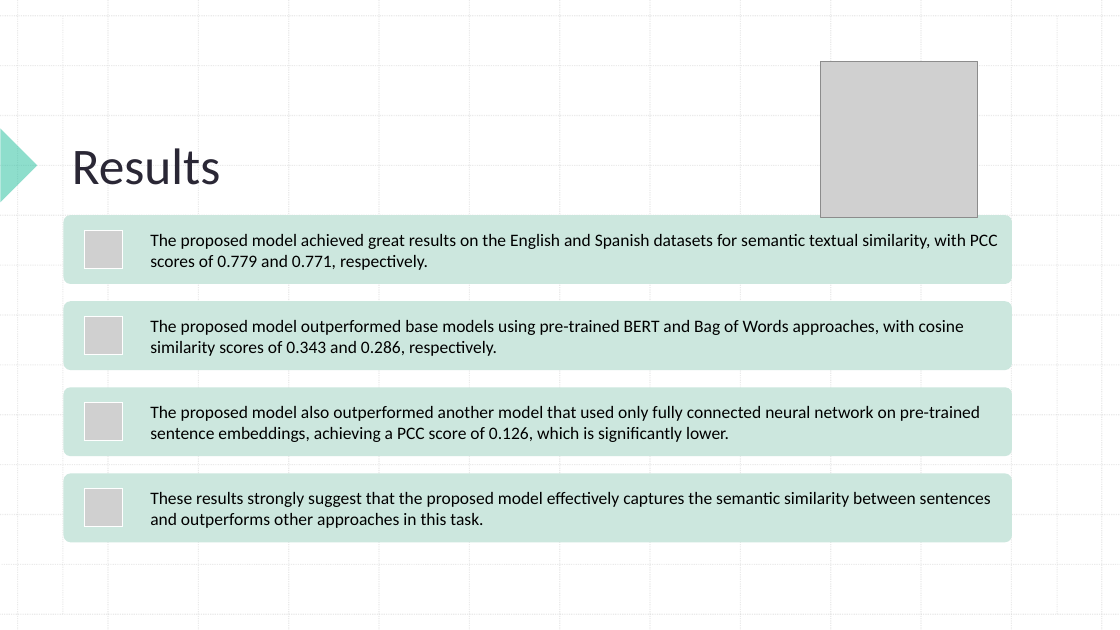
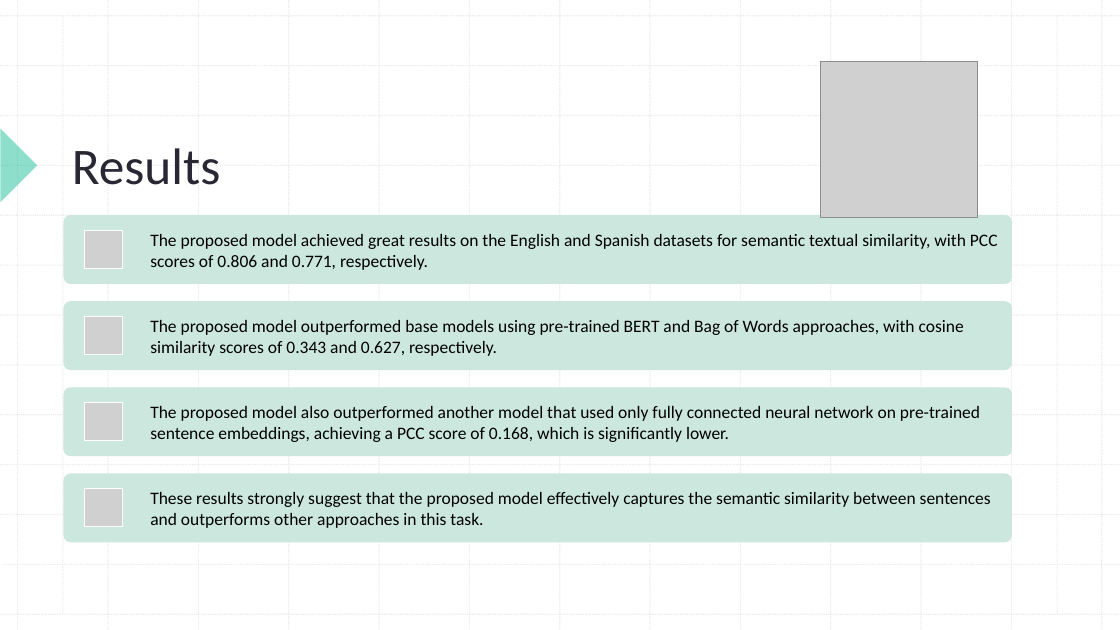
Before and after one commit to lakshmanpadigala/Team_KLM_STS, a slide deck: slide 13 of 20-Presentation Team KLM.pptx. Drawn at 1120x630 pixels with LibreOffice and Linux fonts; fonts in the diff are those of the drawing; grey boxes stand for pictures. Boxes give left, top, right and bottom in pixels: in the first picture for what was removed or moved away, otherwise in the second. Text is boxed around its words. In the diff, an @@ line names an element or a change of style, - is before the commit and + after.

```diff
--- a/20-Presentation Team KLM.pptx
+++ b/20-Presentation Team KLM.pptx
@@ text at box(150, 234, 998, 270): text changed @@
-The proposed model achieved great results on the English and Spanish datasets for semantic textual similarity, with PCC scores of 0.779 and 0.771, respectively.
+The proposed model achieved great results on the English and Spanish datasets for semantic textual similarity, with PCC scores of 0.806 and 0.771, respectively.
@@ text at box(150, 320, 964, 356): text changed @@
-The proposed model outperformed base models using pre-trained BERT and Bag of Words approaches, with cosine similarity scores of 0.343 and 0.286, respectively.
+The proposed model outperformed base models using pre-trained BERT and Bag of Words approaches, with cosine similarity scores of 0.343 and 0.627, respectively.
@@ text at box(150, 406, 980, 442): text changed @@
-The proposed model also outperformed another model that used only fully connected neural network on pre-trained sentence embeddings, achieving a PCC score of 0.126, which is significantly lower.
+The proposed model also outperformed another model that used only fully connected neural network on pre-trained sentence embeddings, achieving a PCC score of 0.168, which is significantly lower.
```
Also in this commit, not shown: 1 other file.
